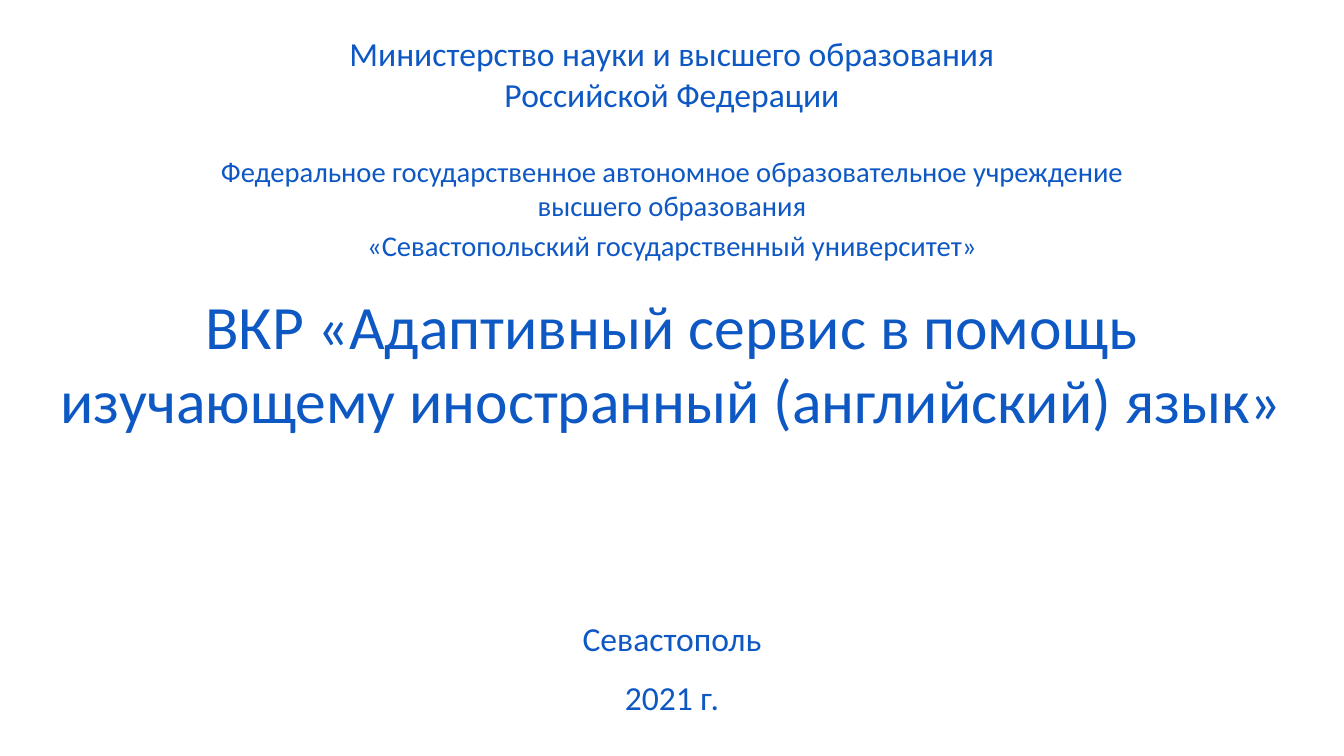
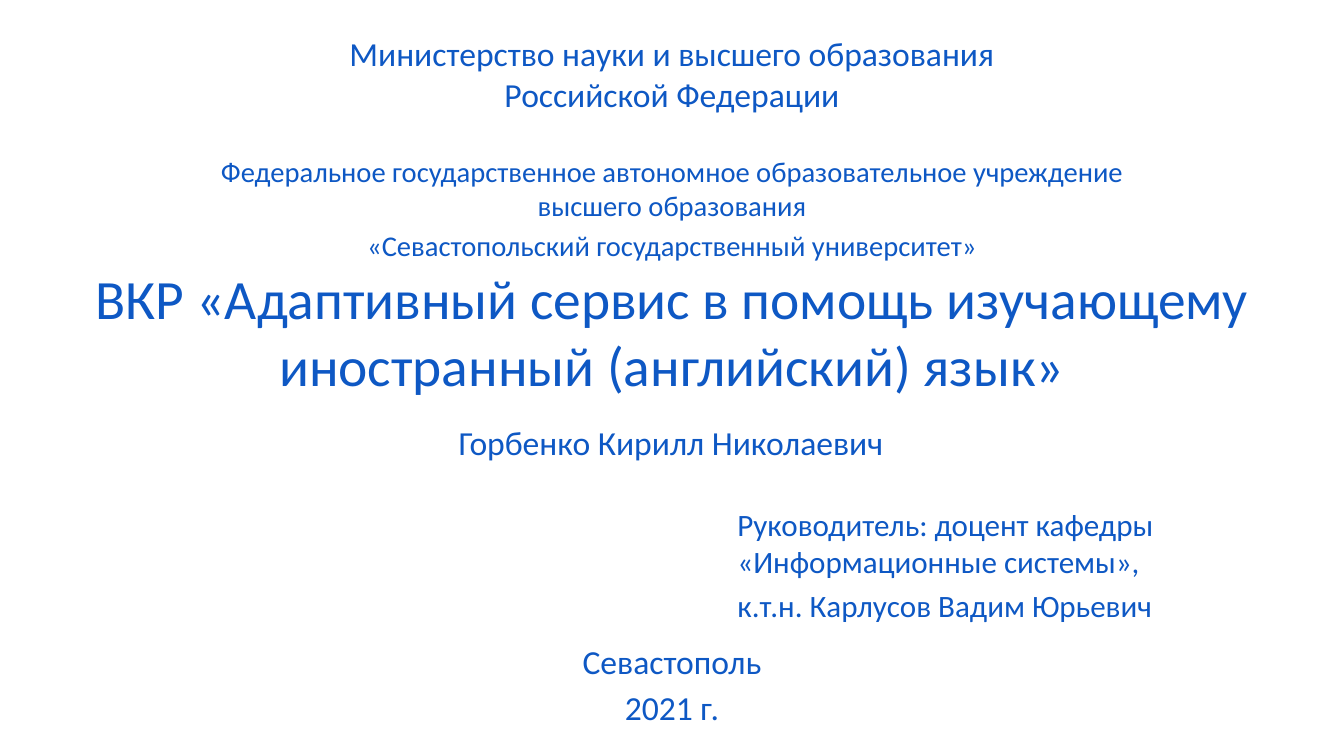
Before and after one commit to astro6703/Learning, a slide deck: slide 1 of ВКР/Презентация.pptx. Drawn at 1344x756 pixels with LibreOffice and Linux fonts; fonts in the diff are those of the drawing; background and template pictures are left out. Boxes give left, top, right and bottom in pixels: in the first picture for what was removed or moved away, otherwise in the second. Text is boxed around its words. In the diff, an @@ line names an element or a change of style, - is before the commit and + after.

```diff
--- a/ВКР/Презентация.pptx
+++ b/ВКР/Презентация.pptx
@@ title "ВКР «Адаптивный сервис в помощь ...": place and size @@
-title "ВКР «Адаптивный сервис в помощь ..." at [61,307,1281,433]
+title "ВКР «Адаптивный сервис в помощь ..." at [95,281,1248,395]
@@ title "ВКР «Адаптивный сервис в помощь ..." at [95,281,1248,395]: size 44 to 39.6 pt @@
@@ text added at [459,432,883,461], 24 pt, text #0E58C4 @@
+Горбенко Кирилл Николаевич
@@ text added at [737,515,1154,622], 22.2 pt, text #0E58C4 @@
+Руководитель: доцент кафедры «Информационные системы»,
+к.т.н. Карлусов Вадим Юрьевич
@@ subtitle "Севастополь": place and size @@
-subtitle "Севастополь" at [583,629,762,652]
+subtitle "Севастополь" at [583,652,762,675]
@@ text "2021 г.": place and size @@
-text "2021 г." at [625,688,719,711]
+text "2021 г." at [625,698,719,721]
```
Also in this commit, not shown: 1 other file.
